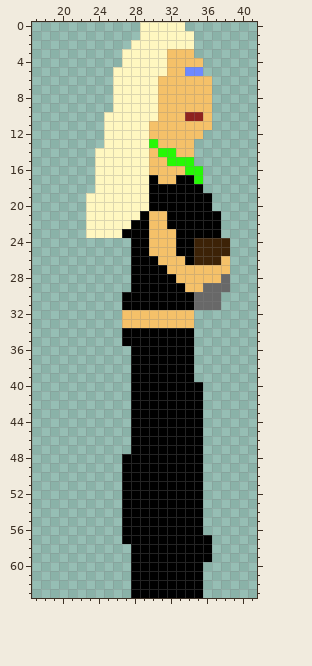
Pixel-art sprite: data/sprites/player/walk_right_shotgun/0.png. The picture above is the old version.
The file is 64x64 pixels. Shown: x 17..41, y 0..63.
The same view after the edit:
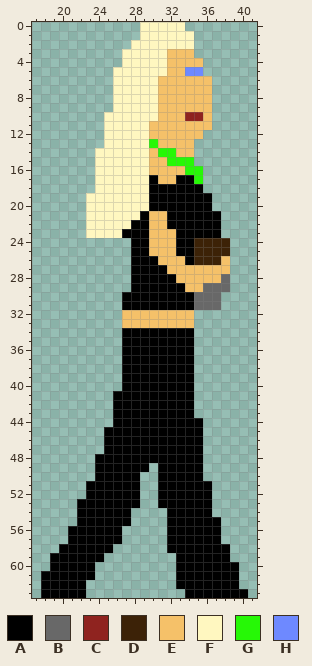
Palette (. is transparent): A #000000  B #686868  C #8f231f  D #3c2207  E #f5c169  F #fff7c0  G #26f806  H #6e89ff
The exact change:
{"y":36,"x":27,"old":".","new":"A"}
{"y":37,"x":27,"old":".","new":"A"}
{"y":38,"x":27,"old":".","new":"A"}
{"y":39,"x":27,"old":".","new":"A"}
{"y":40,"x":27,"old":".","new":"A"}
{"y":40,"x":35,"old":"A","new":"."}
{"y":41,"x":26,"old":"..","new":"AA"}
{"y":41,"x":35,"old":"A","new":"."}
{"y":42,"x":26,"old":"..","new":"AA"}
{"y":42,"x":35,"old":"A","new":"."}
{"y":43,"x":26,"old":"..","new":"AA"}
{"y":43,"x":35,"old":"A","new":"."}
{"y":44,"x":26,"old":"..","new":"AA"}
{"y":45,"x":25,"old":"...","new":"AAA"}
{"y":46,"x":25,"old":"...","new":"AAA"}
{"y":47,"x":25,"old":"...","new":"AAA"}
{"y":48,"x":24,"old":"...","new":"AAA"}
{"y":49,"x":24,"old":"...","new":"AAA"}
{"y":49,"x":30,"old":"A","new":"."}
{"y":50,"x":24,"old":"...","new":"AAA"}
{"y":50,"x":29,"old":"AA","new":".."}
{"y":51,"x":23,"old":"....","new":"AAAA"}
{"y":51,"x":29,"old":"AA","new":".."}
{"y":51,"x":36,"old":".","new":"A"}
{"y":52,"x":23,"old":"....","new":"AAAA"}
{"y":52,"x":29,"old":"AA","new":".."}
{"y":52,"x":36,"old":".","new":"A"}
{"y":53,"x":22,"old":".....","new":"AAAAA"}
{"y":53,"x":29,"old":"AA","new":".."}
{"y":53,"x":36,"old":".","new":"A"}
{"y":54,"x":22,"old":".....","new":"AAAAA"}
{"y":54,"x":28,"old":"AAAA","new":"...."}
{"y":54,"x":36,"old":".","new":"A"}
{"y":55,"x":22,"old":".....","new":"AAAAA"}
{"y":55,"x":28,"old":"AAAA","new":"...."}
{"y":55,"x":36,"old":"..","new":"AA"}
{"y":56,"x":21,"old":"......AAAAA","new":"AAAAAA....."}
{"y":56,"x":36,"old":"..","new":"AA"}
{"y":57,"x":21,"old":"......AAAAA","new":"AAAAAA....."}
{"y":57,"x":37,"old":".","new":"A"}
{"y":58,"x":20,"old":"......","new":"AAAAAA"}
{"y":58,"x":28,"old":"AAAA","new":"...."}
{"y":58,"x":37,"old":"..","new":"AA"}
{"y":59,"x":19,"old":"......","new":"AAAAAA"}
{"y":59,"x":28,"old":"AAAAA","new":"....."}
{"y":59,"x":37,"old":"..","new":"AA"}
{"y":60,"x":19,"old":".....","new":"AAAAA"}
{"y":60,"x":28,"old":"AAAAA","new":"....."}
{"y":60,"x":36,"old":"....","new":"AAAA"}
{"y":61,"x":18,"old":"......","new":"AAAAAA"}
{"y":61,"x":28,"old":"AAAAA","new":"....."}
{"y":61,"x":36,"old":"....","new":"AAAA"}
{"y":62,"x":18,"old":".....","new":"AAAAA"}
{"y":62,"x":28,"old":"AAAAA","new":"....."}
{"y":62,"x":36,"old":"....","new":"AAAA"}
{"y":63,"x":18,"old":".....","new":"AAAAA"}
{"y":63,"x":28,"old":"AAAAAA","new":"......"}
{"y":63,"x":36,"old":".....","new":"AAAAA"}
{"label":"changed","picture_box":[41,346,248,598]}
